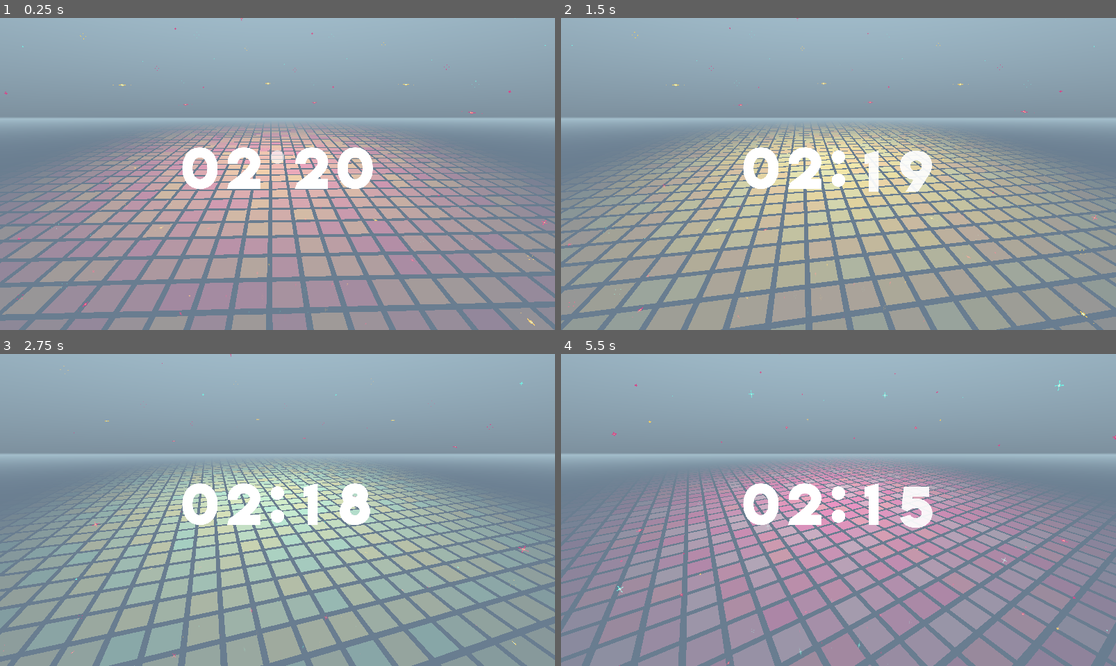
Above: before the commit, frames 1-4 (two rows, left to right).
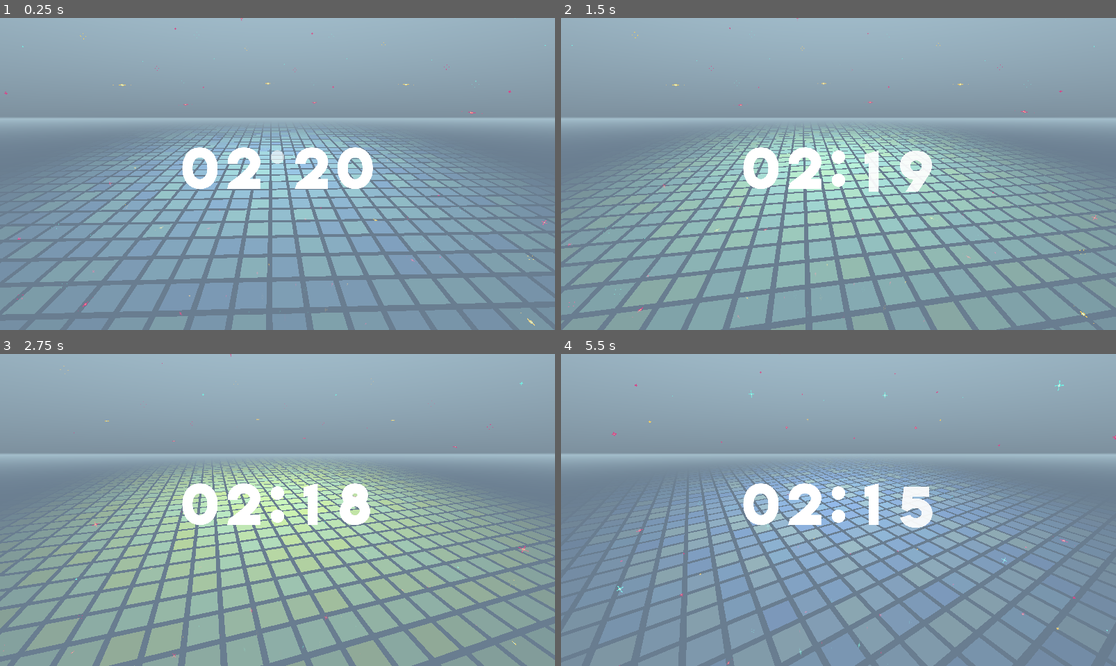
Above: after the commit, the same moments.

Repository: Tralexium/FA2021Countdown
Game: Godot game, scene res://Scenes/Main.tscn
Same seed, same stepped clock (60 frames per second), same inputs: the game is played once before the commit and once after it.
Inputs:
- Up to frame 1 (0.25 s): no input
- Up to frame 2 (1.5 s): no input
- Up to frame 3 (2.75 s): no input
- Up to frame 4 (5.5 s): no input

The runs differ from the first frame. In frame 1, 37% of the frame differs, in the area x 0-100%, y 34-100%; in frame 2, 31%; in frame 3, 2.3%; in frame 4, 29%.

Commit message:
Added smooth color transitions for the disco floor

Diff:
--- /dev/null
+++ b/Resources/disco_floor_gradient_1.tres
@@ -0,0 +1,5 @@
+[gd_resource type="Gradient" format=2]
+
+[resource]
+offsets = PoolRealArray( 0, 0.32381, 0.661905, 1 )
+colors = PoolColorArray( 0.294118, 0.490196, 0.831373, 1, 0.460568, 0.892249, 0.760721, 1, 0.691632, 0.953125, 0.376038, 1, 0.294118, 0.490196, 0.831373, 1 )
--- /dev/null
+++ b/Resources/disco_floor_gradient_2.tres
@@ -0,0 +1,5 @@
+[gd_resource type="Gradient" format=2]
+
+[resource]
+offsets = PoolRealArray( 0, 0.328502, 0.68599, 1 )
+colors = PoolColorArray( 0.866667, 0.301961, 0.211765, 1, 0.578125, 0.0835571, 0.222654, 1, 0.924513, 0.941406, 0.400833, 1, 0.866667, 0.301961, 0.211765, 1 )
--- a/Scenes/3D/DiscoFloor.gd
+++ b/Scenes/3D/DiscoFloor.gd
@@ -1,14 +1,18 @@
 extends MultiMeshInstance
 
-export(int) var disco_floor_size = 40
-export(float, 0, 1) var intensity = 0
-export(float) var tile_margin = 6.0
+export(int) var disco_floor_size := 40
+export(float, 0, 1) var intensity := 0.0
+export(float) var tile_margin := 6.0
 # From DiscoTile Scene
-export(Gradient) var color_gradient = preload("res://Resources/disco_tiles_default_gradient.tres")
-export(float) var max_cycle_offset = 0.2
+export(Array, Gradient) var color_gradient : Array
+export(float) var max_cycle_offset := 0.2
+
+onready var nTween := $Tween
 
 var tile_alphas : Array
-var timer : float
+var timer := 0.0
+var current_gradient_id := 0
+var next_gradient_strength := 0.0
 
 
 func _ready() -> void:
@@ -34,7 +38,21 @@
 
 		timer += delta*0.0001
 		var _offset : float = fmod((timer + _rand_cycle_offset), 1.0)
-		var _final_col : Color = color_gradient.interpolate(_offset)
+		var _total_gradients := color_gradient.size()
+		var _current_grad_col : Color = color_gradient[current_gradient_id % _total_gradients].interpolate(_offset)
+		var _next_grad_col : Color = color_gradient[(current_gradient_id + 1) % _total_gradients].interpolate(_offset)
+		var _final_col : Color = _current_grad_col.linear_interpolate(_next_grad_col, next_gradient_strength)
 		_final_col.a = tile_alphas[i]
 		multimesh.set_instance_color(i, _final_col)
 		multimesh.set_instance_custom_data(i, Color(float(i % disco_floor_size), float(floor(i / disco_floor_size)), float(disco_floor_size), intensity))  # pass the intensity
+
+
+func next_color(transition_dur_ : float = 3.0) -> void:
+	if !nTween.is_active():
+		nTween.interpolate_property(self, 'next_gradient_strength', 0.0, 1.0, transition_dur_, Tween.TRANS_LINEAR, Tween.EASE_IN)
+		nTween.start()
+
+
+func _on_Tween_tween_all_completed() -> void:
+	next_gradient_strength = 0.0
+	current_gradient_id += 1
--- a/Scenes/3D/DiscoFloor.tscn
+++ b/Scenes/3D/DiscoFloor.tscn
@@ -1,7 +1,10 @@
-[gd_scene load_steps=5 format=2]
+[gd_scene load_steps=8 format=2]
 
 [ext_resource path="res://Scenes/3D/DiscoFloor.gd" type="Script" id=1]
 [ext_resource path="res://Resources/DiscoTileMaterial.tres" type="Material" id=2]
+[ext_resource path="res://Resources/disco_floor_gradient_2.tres" type="Gradient" id=3]
+[ext_resource path="res://Resources/disco_floor_gradient_1.tres" type="Gradient" id=4]
+[ext_resource path="res://Resources/disco_floor_gradient_3.tres" type="Gradient" id=5]
 
 [sub_resource type="PlaneMesh" id=1]
 material = ExtResource( 2 )
@@ -16,3 +19,8 @@
 [node name="DiscoFloor" type="MultiMeshInstance"]
 multimesh = SubResource( 2 )
 script = ExtResource( 1 )
+color_gradient = [ ExtResource( 4 ), ExtResource( 3 ), ExtResource( 5 ) ]
+
+[node name="Tween" type="Tween" parent="."]
+
+[connection signal="tween_all_completed" from="Tween" to="." method="_on_Tween_tween_all_completed"]
--- a/Scenes/3D/DiscoTile.gd
+++ b/Scenes/3D/DiscoTile.gd
@@ -1,6 +1,6 @@
 extends Sprite3D
 
-export(Gradient) var color_gradient = preload("res://Resources/disco_tiles_default_gradient.tres")
+export(Gradient) var color_gradient = preload("res://Resources/disco_floor_gradient_1.tres")
 export(float) var cycle_duration = 3.0
 export(float) var max_cycle_offset = 1.0
 export(Color) var jump_color = Color.white
--- a/Scenes/Main.gd
+++ b/Scenes/Main.gd
@@ -7,6 +7,7 @@
 
 onready var nDiscoFloor := $"3DWorld/DiscoFloor"
 onready var nStarSkyboxLayer := $"3DWorld/StarSkyboxLayer"
+onready var nTween := $Tween
 var spectrum : AudioEffectInstance
 var energy : float
 var prev_energy : float
@@ -15,8 +16,10 @@
 func _ready() -> void:
 	spectrum = AudioServer.get_bus_effect_instance(0,0)
 	$Music.seek(30)
+	$WorldEnvironment.get_environment().set_sky_orientation(Basis().rotated(Vector3(-1, 0, 0).normalized(), PI/20))
 
-	$WorldEnvironment.get_environment().set_sky_orientation(Basis().rotated(Vector3(-1, 0, 0).normalized(), PI/20))
+#	nDiscoFloor.next_color()
+
 
 func _process(delta: float) -> void:
 	var magnitude : float = spectrum.get_magnitude_for_frequency_range(min_freq, max_freq).length()
@@ -28,3 +31,7 @@
 	nDiscoFloor.intensity = energy
 	nDiscoFloor.rotate_y(0.1*delta)
 	nStarSkyboxLayer.rotate_y(0.025*delta)
+
+
+func _change_color_schemes() -> void:
+	pass
--- a/Scenes/Main.tscn
+++ b/Scenes/Main.tscn
@@ -37,3 +37,5 @@
 
 [node name="WorldEnvironment" type="WorldEnvironment" parent="."]
 environment = ExtResource( 6 )
+
+[node name="Tween" type="Tween" parent="."]
Renamed: Resources/disco_tiles_default_gradient.tres -> Resources/disco_floor_gradient_3.tres
